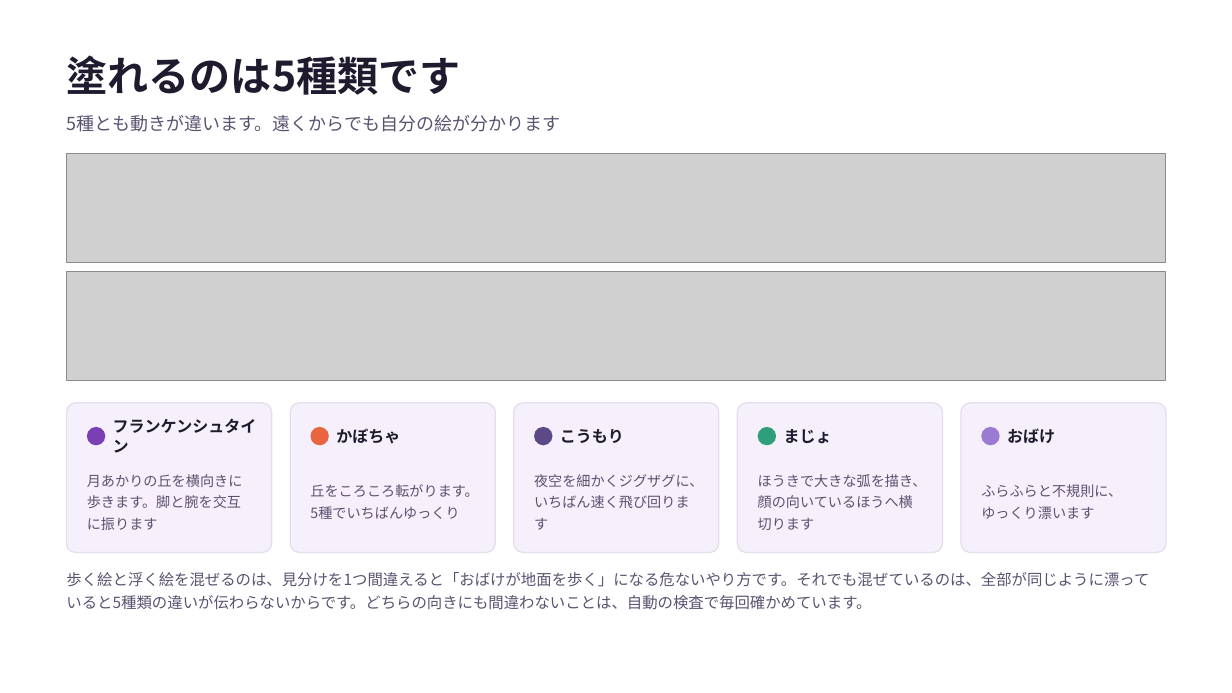
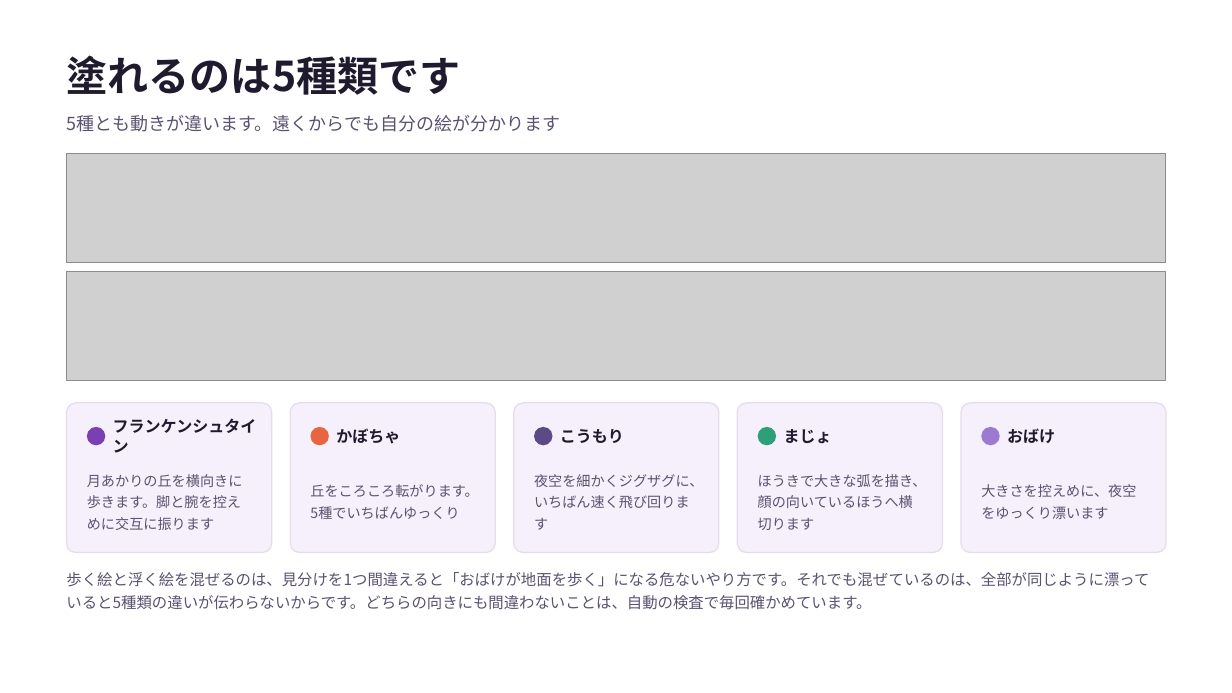
Before and after one commit to manakikido-jpg/PaintingsAquarium, a slide deck: slide 6 of docs/お絵かきハロウィン-企画書.pptx. Drawn at 1232x693 pixels with LibreOffice and Linux fonts; fonts in the diff are those of the drawing; grey boxes stand for pictures. Boxes give left, top, right and bottom in pixels: in the first picture for what was removed or moved away, otherwise in the second. Text is boxed around its words. In the diff, an @@ line names an element or a change of style, - is before the commit and + after.

```diff
--- a/docs/お絵かきハロウィン-企画書.pptx
+++ b/docs/お絵かきハロウィン-企画書.pptx
@@ text at [87,474,243,530]: text changed @@
-月あかりの丘を横向きに歩きます。脚と腕を交互に振ります
+月あかりの丘を横向きに歩きます。脚と腕を控えめに交互に振ります
@@ text at [981,484,1136,519]: text changed @@
-ふらふらと不規則に、ゆっくり漂います
+大きさを控えめに、夜空をゆっくり漂います
```
Also in this commit, not shown: 15 other files.
